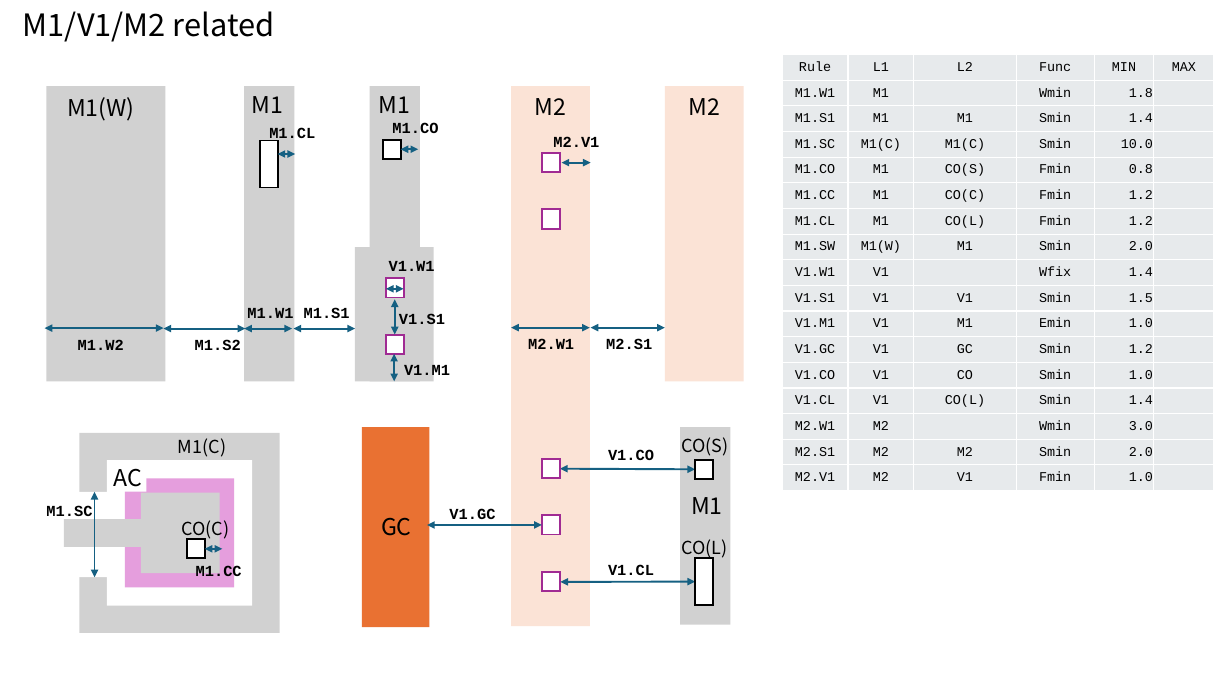
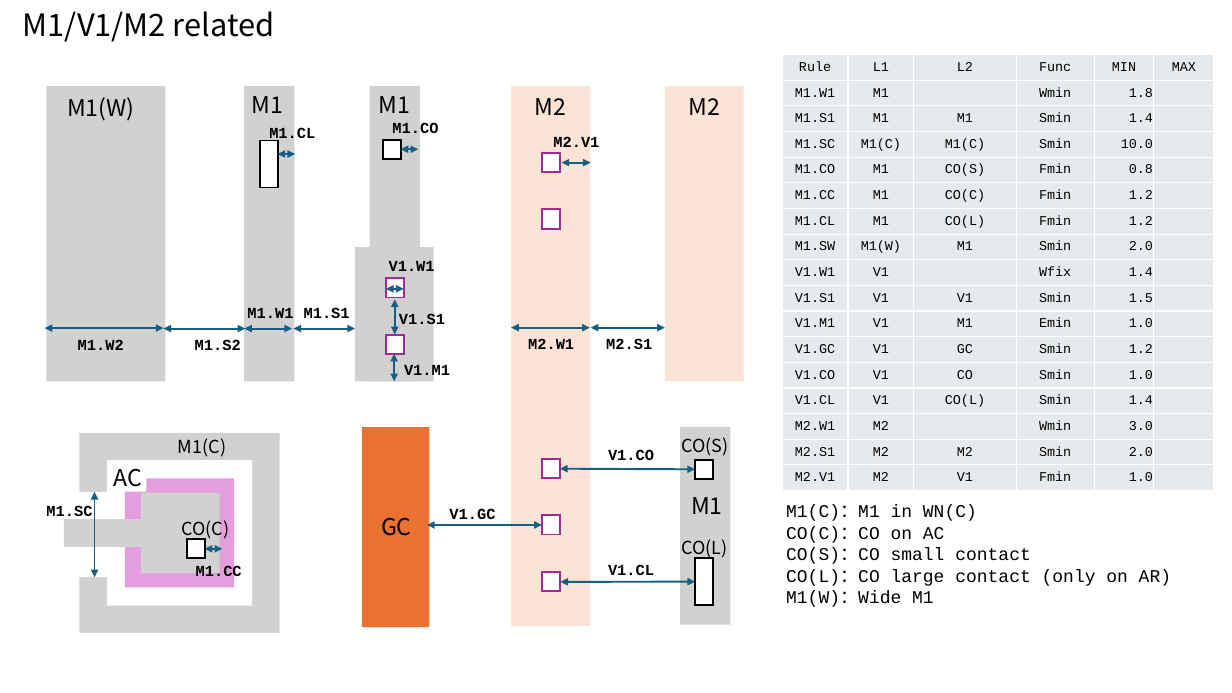
Before and after one commit to d-m-bailey/TR-1um, a slide deck: slide 8 of Document/TR-1um_DRC_summary.pptx. Drawn at 1232x693 pixels with LibreOffice and Linux fonts; fonts in the diff are those of the drawing. Boxes give left, top, right and bottom in pixels: in the first picture for what was removed or moved away, otherwise in the second. Text is boxed around its words. In the diff, an @@ line names an element or a change of style, - is before the commit and + after.

```diff
--- a/Document/TR-1um_DRC_summary.pptx
+++ b/Document/TR-1um_DRC_summary.pptx
@@ text added at bbox=[786, 505, 1171, 607], 14 pt, text #000000 @@
+M1(C)：M1 in WN(C)
+CO(C)：CO on AC
+CO(S)：CO small contact
+CO(L)：CO large contact (only on AR)
+M1(W)：Wide M1
```
Also in this commit, not shown: 9 other slides changed, 8 slides removed, 55 other files.
